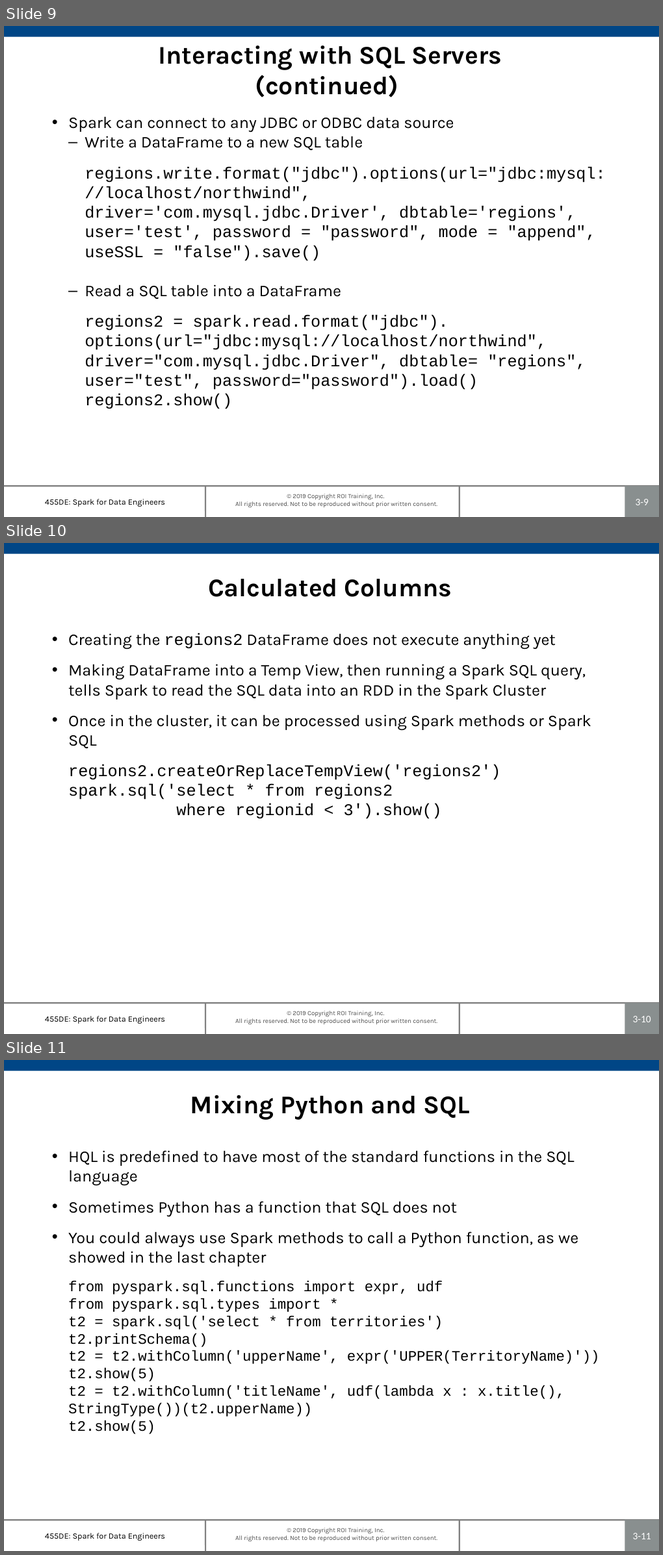
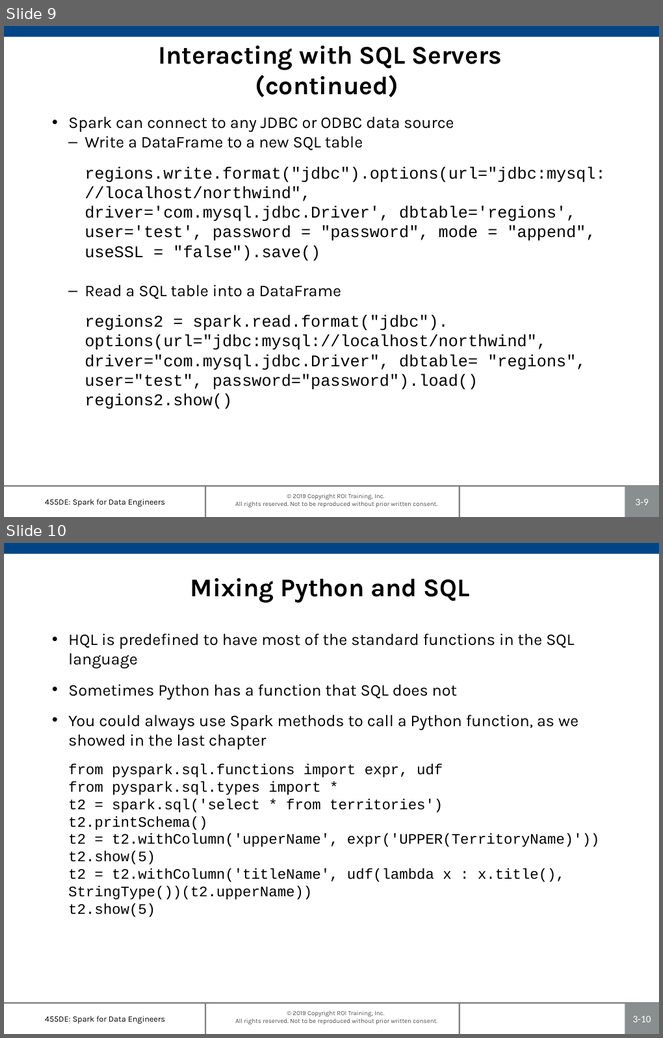
Before and after one commit to roitraining/SparkforDataEngineers, a slide deck: 455DE-Ch03_SparkSQL.pptx. Shown one above the other, each under a label of ours: slides 9, 10 and 11 before the commit, slides 9 and 10 after it. The pictures are 663x1555 and 663x1038 pixels, drawn with LibreOffice and Linux fonts; fonts in the diff are those of the drawing; background and template pictures are left out. Boxes give left, top, right and bottom in pixels: in the first picture for what was removed or moved away, otherwise in the second. Text is boxed around its words. In the diff, an @@ line names an element or a change of style, - is before the commit and + after.

```diff
--- a/455DE-Ch03_SparkSQL.pptx
+++ b/455DE-Ch03_SparkSQL.pptx
@@ slide 10 removed at bbox=[4, 543, 659, 1034], background #FFFFFF; not listed: 7 template elements that a slide beside it also shows @@
@@ title removed at bbox=[208, 579, 452, 597] @@
-Calculated Columns
@@ text removed at bbox=[68, 633, 592, 819] @@
-• Creating the regions2 DataFrame does not execute anything yet
-• Making DataFrame into a Temp View, then running a Spark SQL query, tells Spark to read the SQL data into an RDD in the Spark Cluster
-• Once in the cluster, it can be processed using Spark methods or Spark SQL
-regions2.createOrReplaceTempView('regions2')
-spark.sql('select * from regions2
-where regionid < 3').show()
@@ what was slide 11 is now slide 10 @@
@@ page number at bbox=[633, 1016, 651, 1023]: text changed @@
-3-11
+3-10
```
Also in this commit, not shown: 1 slide changed, 3 other files.
